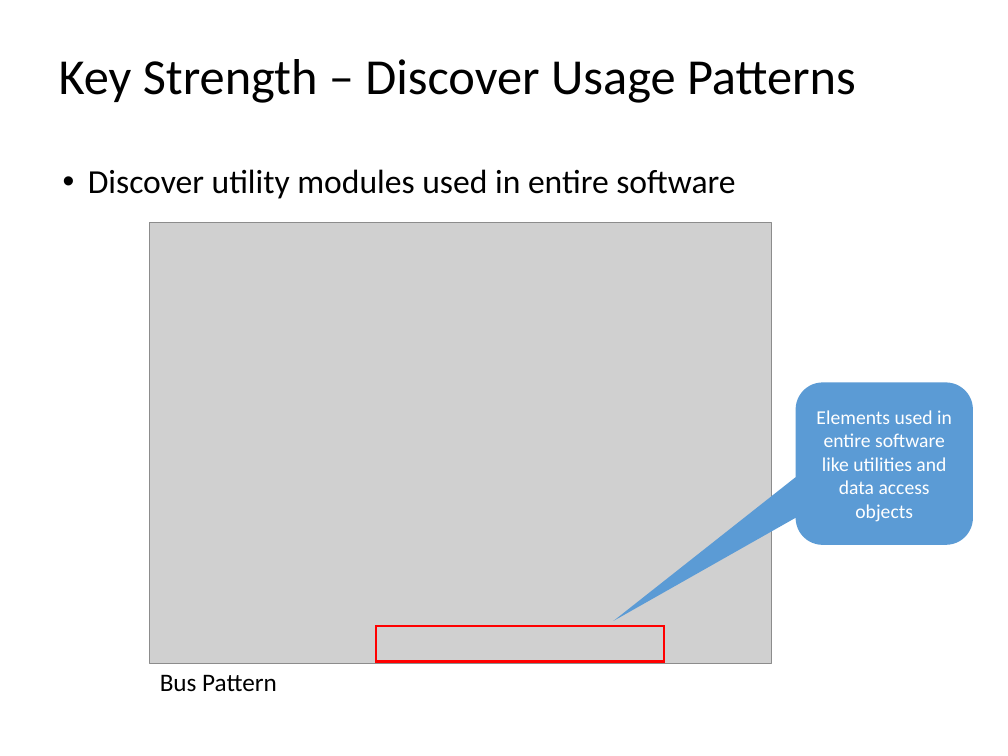
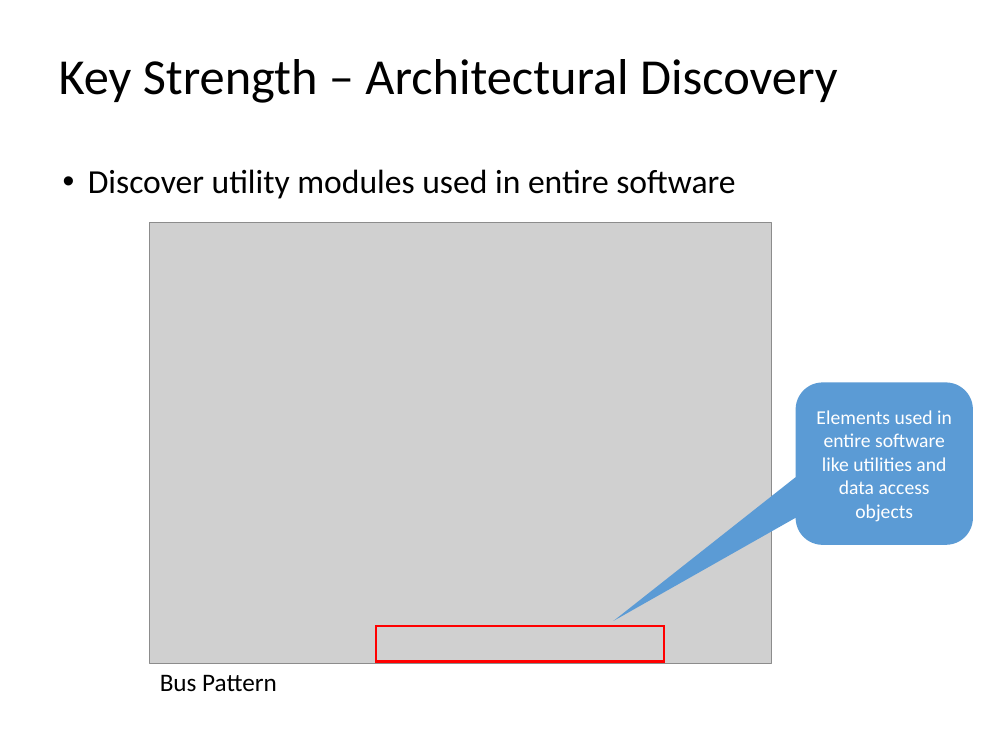
Before and after one commit to dsmsuite/dsmsuite.github.io, a slide deck: slide 25 of documents/DsmPresentation.pptx (slide 24 before the commit). Drawn at 1008x756 pixels with LibreOffice and Linux fonts; fonts in the diff are those of the drawing; grey boxes stand for pictures. Boxes give left, top, right and bottom in pixels: in the first picture for what was removed or moved away, otherwise in the second. Text is boxed around its words. In the diff, an @@ line names an element or a change of style, - is before the commit and + after.

```diff
--- a/documents/DsmPresentation.pptx
+++ b/documents/DsmPresentation.pptx
@@ text at bbox=[59, 59, 837, 103]: text changed @@
-Key Strength – Discover Usage Patterns
+Key Strength – Architectural Discovery
```
Also in this commit, not shown: 24 other slides changed, 20 slides added, 4 slides removed.
